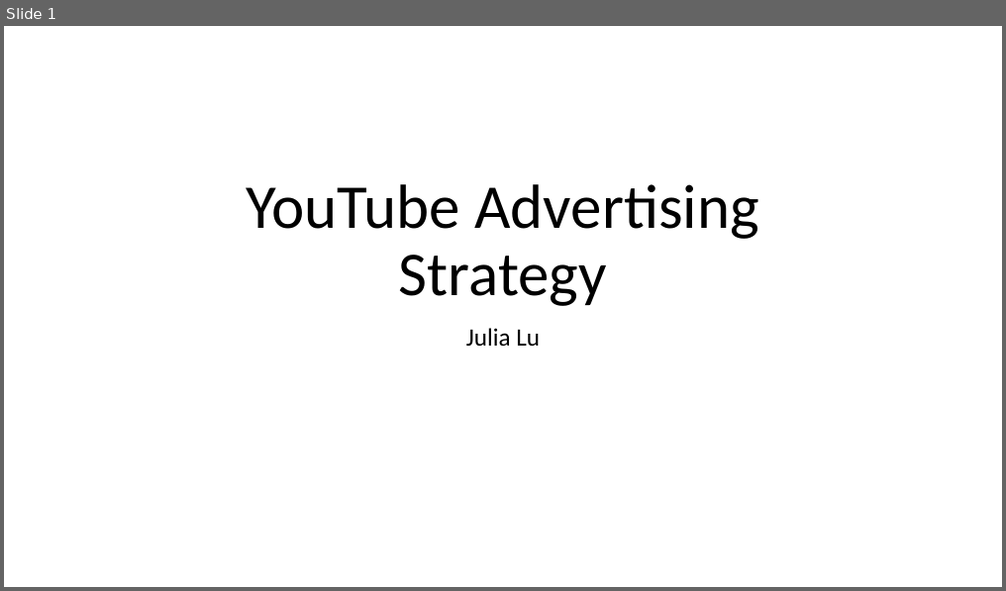
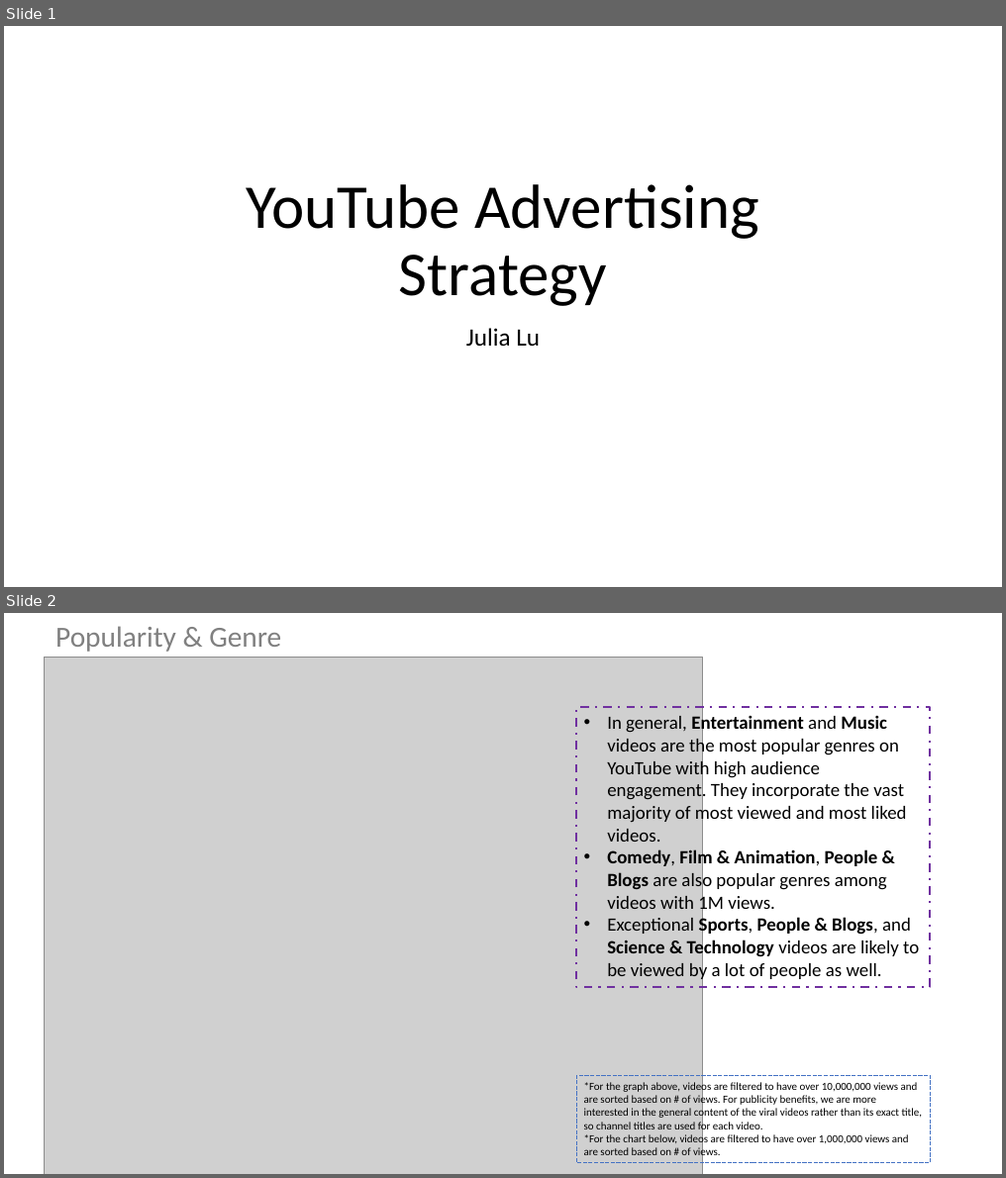
Before and after one commit to julialu-nini/ds-youtube-project, a slide deck: analysis.pptx. Shown one above the other, each under a label of ours: slide 1 before the commit, slides 1 and 2 after it. The pictures are 1006x591 and 1006x1178 pixels, drawn with LibreOffice and Linux fonts; fonts in the diff are those of the drawing; grey boxes stand for pictures. Boxes give left, top, right and bottom in pixels: in the first picture for what was removed or moved away, otherwise in the second. Text is boxed around its words. In the diff, an @@ line names an element or a change of style, - is before the commit and + after.

```diff
--- a/analysis.pptx
+++ b/analysis.pptx
@@ slide 2 added at (4, 613, 1002, 1174), background #FFFFFF @@
@@ text added at (55, 626, 281, 652), 28 pt, text #808080 @@
+Popularity & Genre
@@ picture added at (44, 658, 703, 1174) @@
@@ rectangle added at (576, 707, 931, 987), outline #7030A0 2 pt dashed, 18 pt, text #000000 @@
+• In general, Entertainment and Music videos are the most popular genres on YouTube with high audience engagement. They incorporate the vast majority of most viewed and most liked videos.
+• Comedy, Film & Animation, People & Blogs are also popular genres among videos with 1M views.
+• Exceptional Sports, People & Blogs, and Science & Technology videos are likely to be viewed by a lot of people as well.
@@ rectangle added at (576, 1076, 931, 1163), outline #4472C4 0.75 pt dashed, 10.5 pt, text #000000 @@
+*For the graph above, videos are filtered to have over 10,000,000 views and are sorted based on # of views. For publicity benefits, we are more interested in the general content of the viral videos rather than its exact title, so channel titles are used for each video.
+*For the chart below, videos are filtered to have over 1,000,000 views and are sorted based on # of views.
```
Also in this commit, not shown: 1 other slide added, 2 slides removed.
